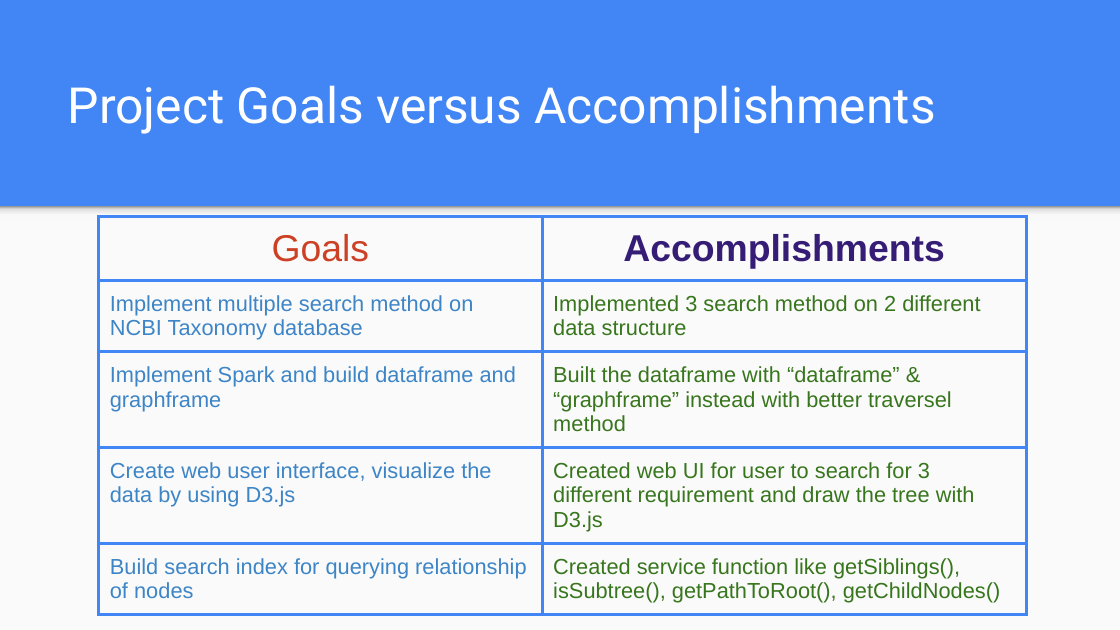
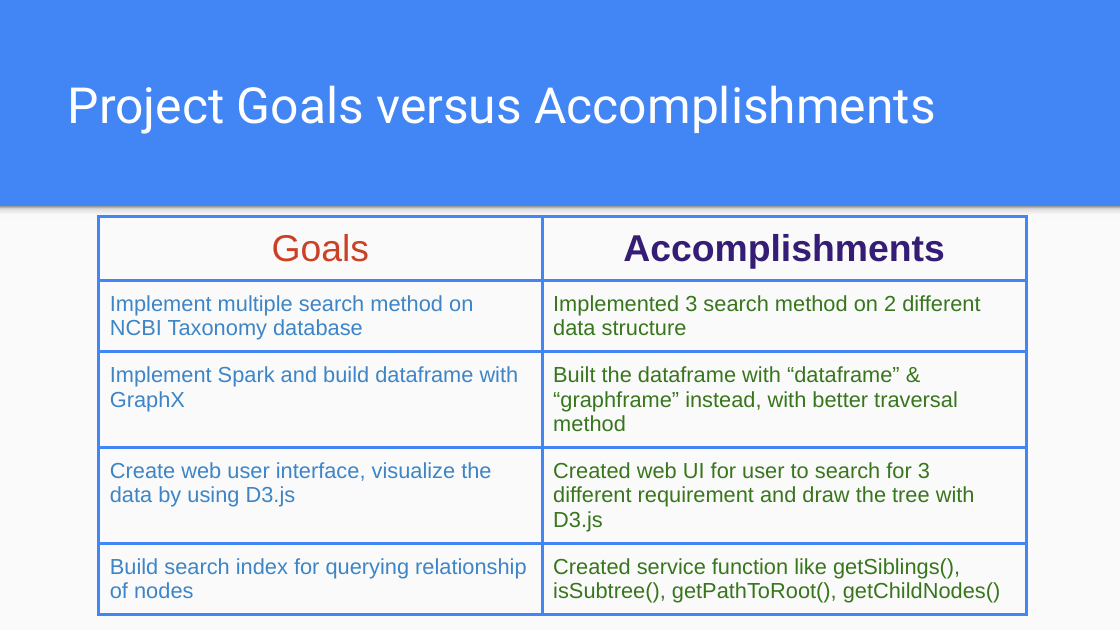
Before and after one commit to Houzl/CSYE7200FinalProject, a slide deck: slide 4 of CSYE7200 Scala Final Presentation Slides.pptx. Drawn at 1120x630 pixels with LibreOffice and Linux fonts; fonts in the diff are those of the drawing. Boxes give left, top, right and bottom in pixels: in the first picture for what was removed or moved away, otherwise in the second. Text is boxed around its words. In the diff, an @@ line names an element or a change of style, - is before the commit and + after.

Commit message:
updated

```diff
--- a/CSYE7200 Scala Final Presentation Slides.pptx
+++ b/CSYE7200 Scala Final Presentation Slides.pptx
@@ table at (99,216,1026,608) @@
-row 3, column 1: Implement Spark and build dataframe and graphframe
+row 3, column 1: Implement Spark and build dataframe with GraphX
-row 3, column 2: Built the dataframe with “dataframe” & “graphframe” instead with better traversel method
+row 3, column 2: Built the dataframe with “dataframe” & “graphframe” instead, with better traversal method
```
Also in this commit, not shown: 17 other slides changed, 1 slide added.
